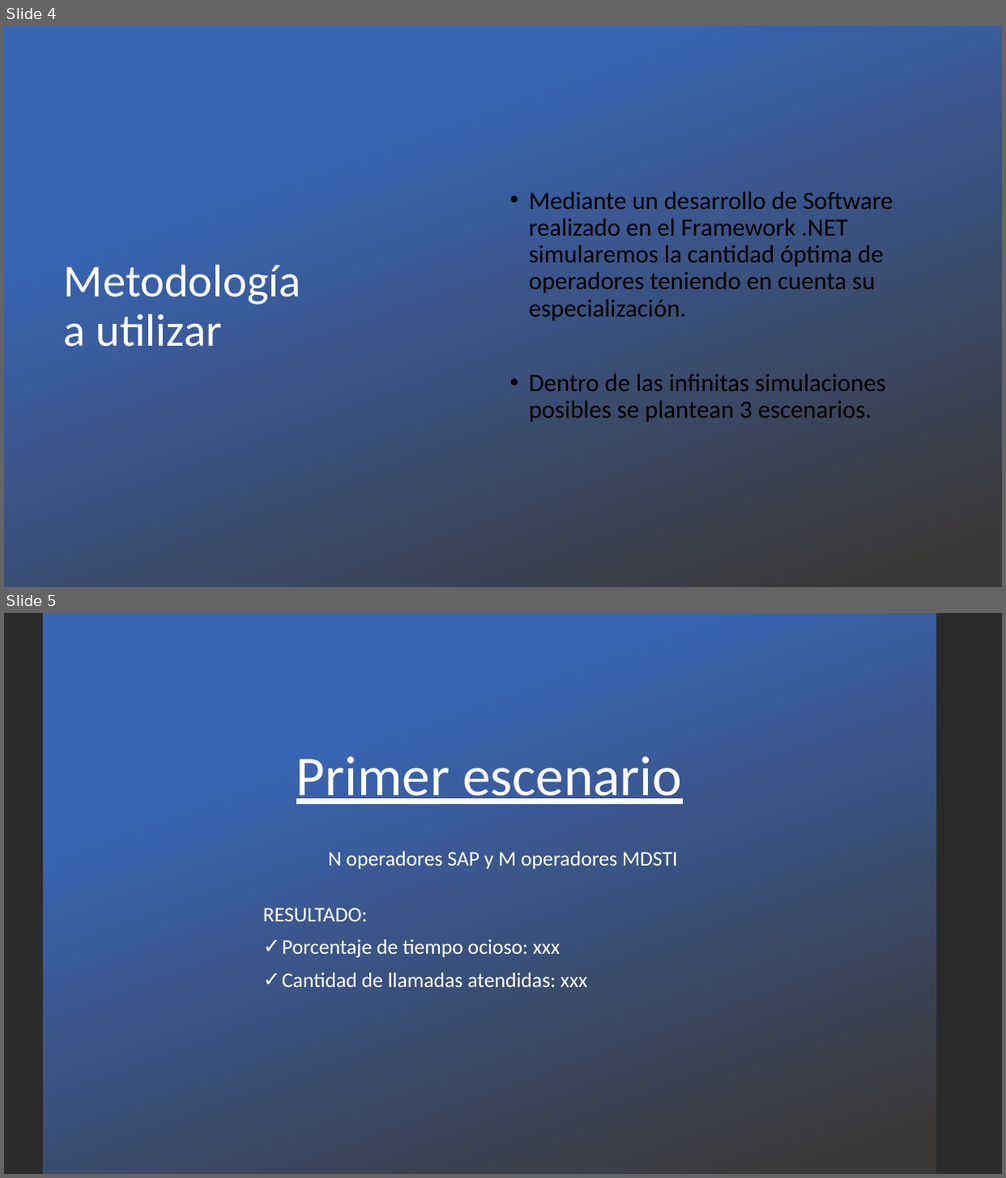
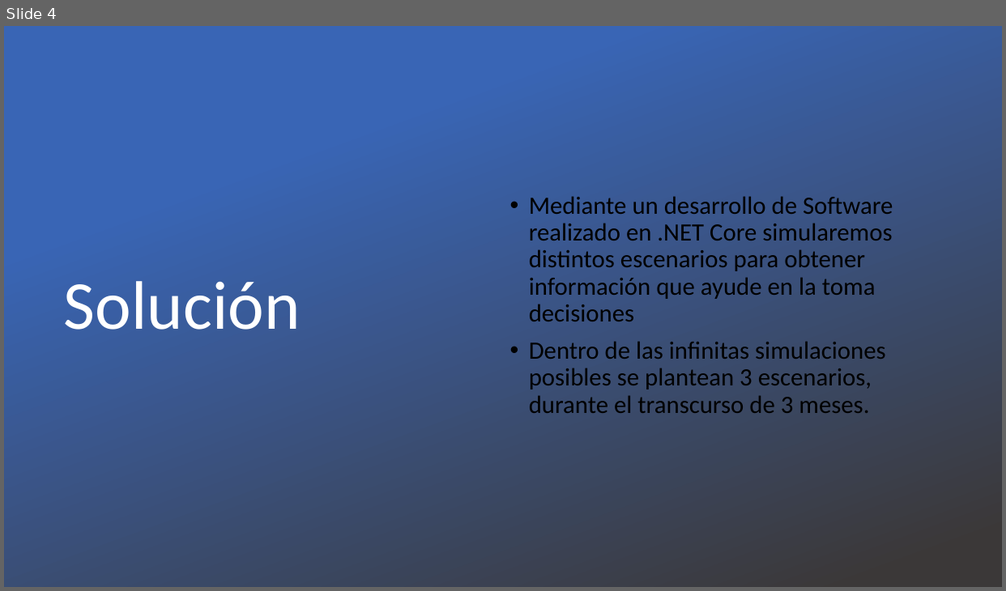
Before and after one commit to ramacal/Simulacion, a slide deck: Simulación/datos Sistema/UTN - Simulacion - Equipo 5 -TP N°6 Picolo.pptx. Shown one above the other, each under a label of ours: slides 4 and 5 before the commit, slide 4 after it. The pictures are 1006x1178 and 1006x591 pixels, drawn with LibreOffice and Linux fonts; fonts in the diff are those of the drawing; background and template pictures are left out; a plain dark background stands for a picture behind light text. Boxes give left, top, right and bottom in pixels: in the first picture for what was removed or moved away, otherwise in the second. Text is boxed around its words. In the diff, an @@ line names an element or a change of style, - is before the commit and + after.

```diff
--- a/Simulación/datos Sistema/UTN - Simulacion - Equipo 5 -TP N°6 Picolo.pptx
+++ b/Simulación/datos Sistema/UTN - Simulacion - Equipo 5 -TP N°6 Picolo.pptx
@@ slide 5 removed at (4,613,1002,1174), background picture (left out) @@
@@ rectangle removed at (43,613,936,1174) @@
@@ title removed at (296,756,682,804) @@
-Primer escenario
@@ text removed at (328,851,677,869) @@
-N operadores SAP y M operadores MDSTI
@@ text removed at (263,908,587,987) @@
-RESULTADO:
-✓ Porcentaje de tiempo ocioso: xxx
-✓ Cantidad de llamadas atendidas: xxx
@@ slide 4 changed as well @@
@@ text at (529,196,893,413): text changed @@
-• Mediante un desarrollo de Software realizado en el Framework .NET simularemos la cantidad óptima de operadores teniendo en cuenta su especialización.
-• Dentro de las infinitas simulaciones posibles se plantean 3 escenarios.
+• Mediante un desarrollo de Software realizado en .NET Core simularemos distintos escenarios para obtener información que ayude en la toma decisiones
+• Dentro de las infinitas simulaciones posibles se plantean 3 escenarios, durante el transcurso de 3 meses.
@@ title at (64,281,300,330): text changed; size 44 to 66 pt @@
-Metodología
-a utilizar
+Solución
```
Also in this commit, not shown: 3 other slides changed, 3 slides added, 4 other slides removed, 2 other files.
